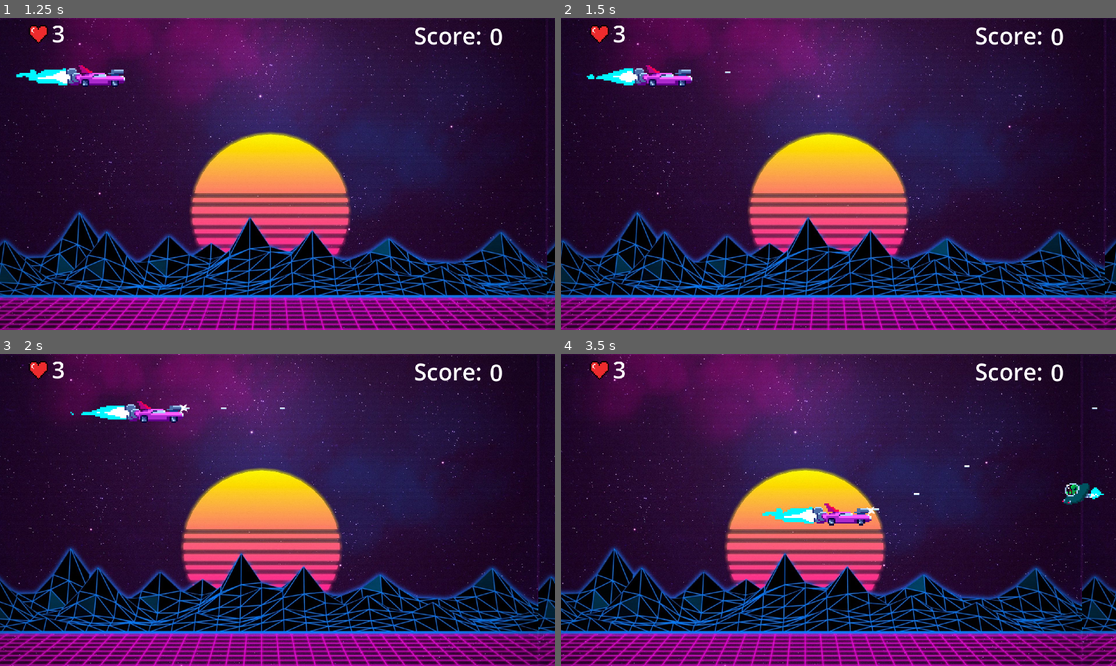
Above: before the commit, frames 1-4 (two rows, left to right).
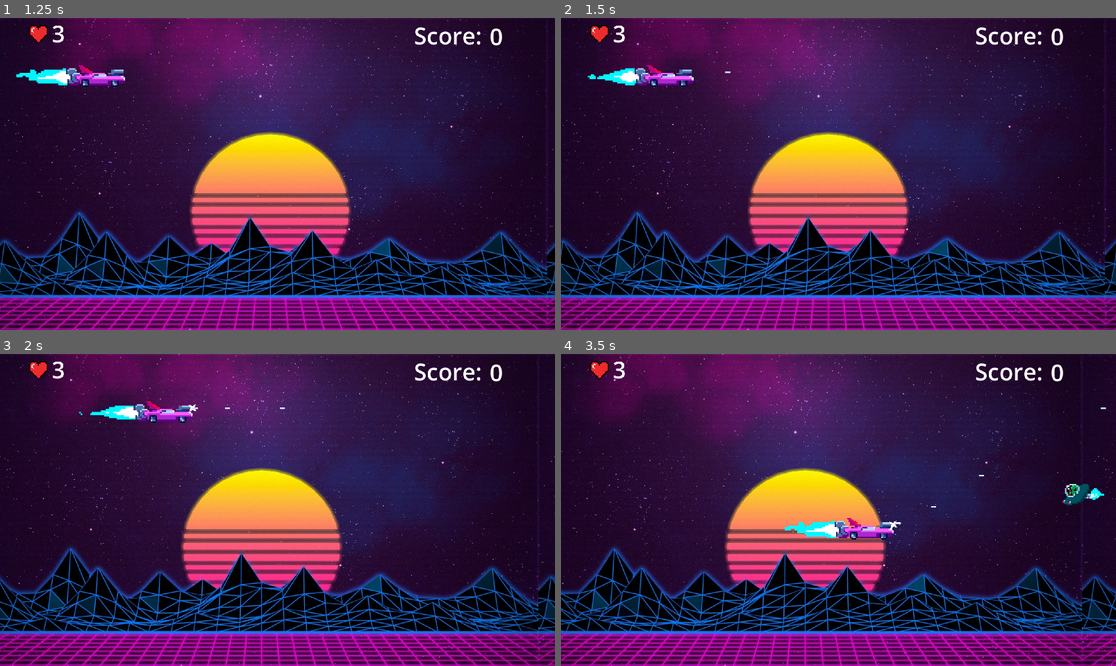
Above: after the commit, the same moments.

Repository: P0ddy/Project-Bentley
Game: Godot game, scene res://Scenes/Menu/main_menu.tscn
The game is run twice, just before and just after one commit, with the same random seed, the same clock (stepped at 60 frames per second) and the same inputs.
Inputs:
- Up to frame 1 (1.25 s): click "Start Game" at 0.5 s
- Up to frame 2 (1.5 s): hold D (right) from 1.28 s (still down); hold Space (shoot) from 1.28 s (still down)
- Up to frame 3 (2 s): keep holding D (right); keep holding Space (shoot)
- Up to frame 4 (3.5 s): release D (right) at 2.03 s; release Space (shoot) at 2.03 s; hold S (down) 2.03-2.78 s; tap Space (shoot) at 2.1 s; hold D (right) from 2.78 s (still down); hold Space (shoot) from 2.78 s (still down)

Frame 1 is identical in both runs. In frame 2, 0.2% of the frame differs, in the area x 4-24%, y 15-23%; in frame 3, 0.7%; in frame 4, 1.7%, in the area x 36-99%, y 17-60%.

Commit message:
balancing player

Diff:
--- a/Scenes/MainScene/player.gd
+++ b/Scenes/MainScene/player.gd
@@ -7,9 +7,9 @@
 @onready var muzzleflash = $MuzzleFlashAnimation
 @onready var car_sprite = $AnimatedSprite
 
-const ACCELERATION = 1000
-const FRICTION = 600
-const MAX_SPEED = 400
+const ACCELERATION = 1200
+const FRICTION = 750
+const MAX_SPEED = 450
 
 var health = 3
 
